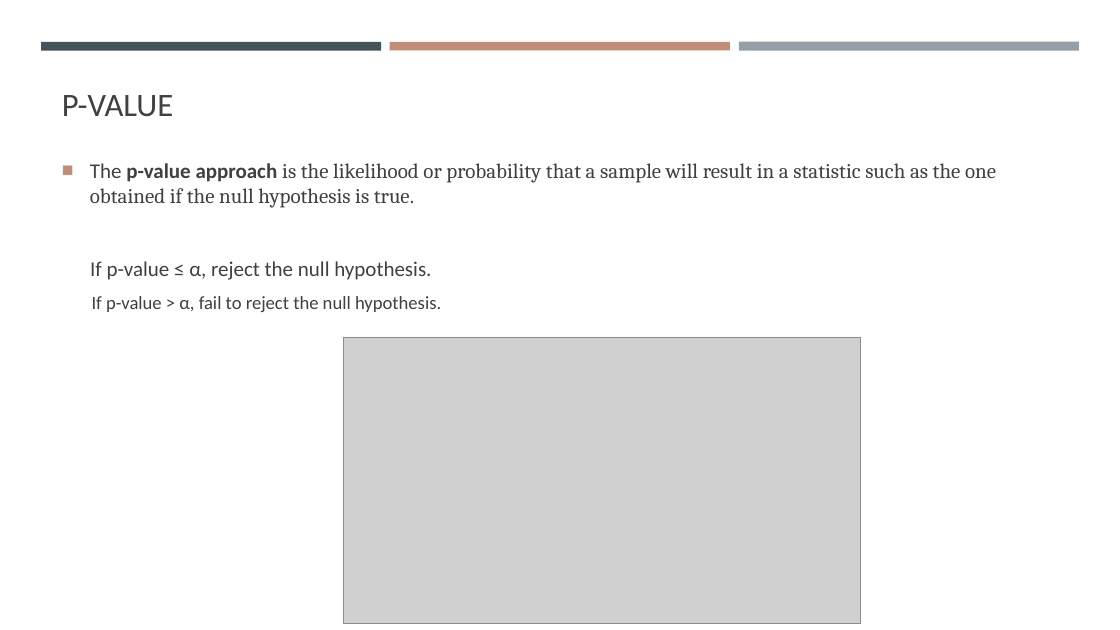
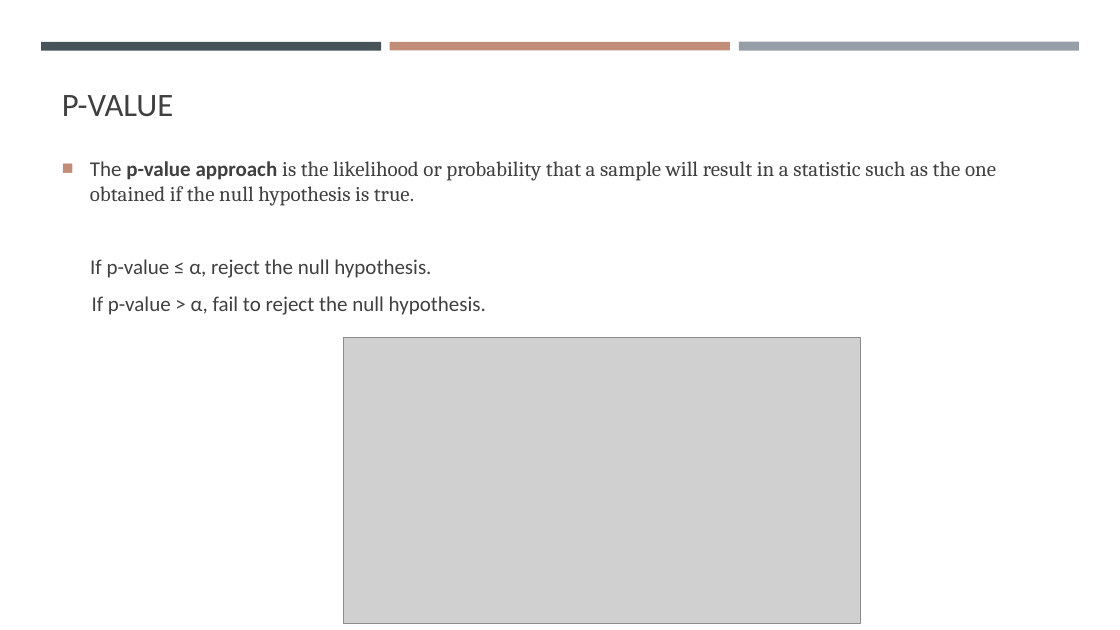
Before and after one commit to gisynw/geog-247, a slide deck: slide 18 of docs/Lectures/Week02/Week02_InferentialStas.pptx. Drawn at 1120x630 pixels with LibreOffice and Linux fonts; fonts in the diff are those of the drawing; grey boxes stand for pictures. Boxes give left, top, right and bottom in pixels: in the first picture for what was removed or moved away, otherwise in the second. Text is boxed around its words. In the diff, an @@ line names an element or a change of style, - is before the commit and + after.

```diff
--- a/docs/Lectures/Week02/Week02_InferentialStas.pptx
+++ b/docs/Lectures/Week02/Week02_InferentialStas.pptx
@@ text at (x1=92, y1=296, x2=486, y2=315): size 16 to 18 pt in "If p-value > α, fail to reject ..." @@
```
Also in this commit, not shown: 2 other slides changed, 9 other files.
